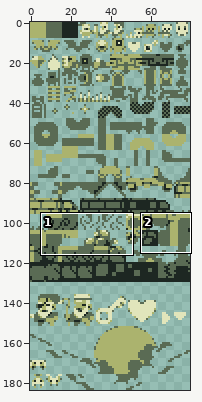
A sprite sheet gets an edit: assets/images/fulltileset.png. The picture above shows the old version from afar; the outline marks the close-up.
Close-up. Old version:
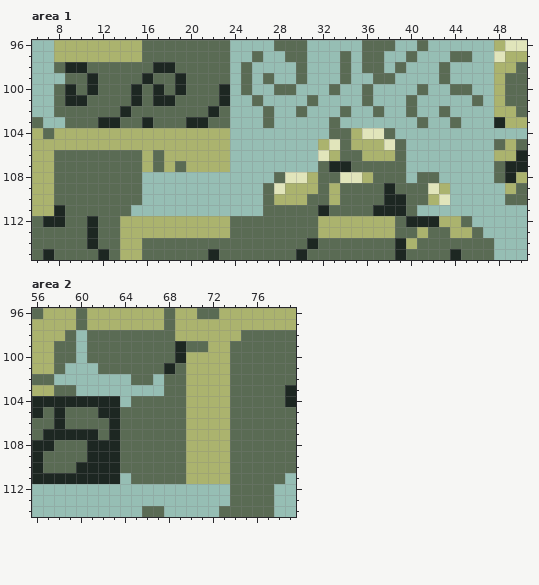
The file is 80x184 pixels. Shown: area 1: x 6..50, y 96..115; area 2: x 56..79, y 96..114.
And afterwards:
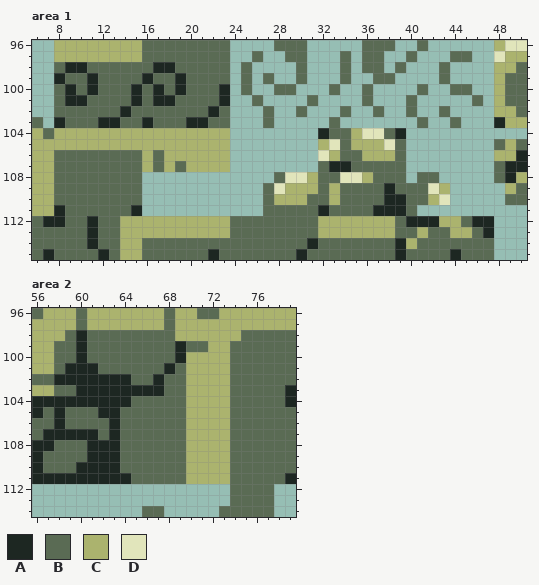
Palette (. is transparent): A #1d2722  B #5a6b54  C #abb36e  D #e1e5bb
From old to new:
--- area 1
@@ x 6..10 @@
  98 ..BAA
- 99 ...BB
+ 99 ..ABB
 100 ..BAB
@@ x 6..50 @@
 102 ..BBBBBBABBBBBBBAB...B..B...B..B..B..B....CCB
-103 B..BBBAABBABBBAABB...B.....B.......B..B...ACC
-104 CBCCCCCCCCCCCCCCCC.........BBCDDB............
+103 B.ABBBAABBABBBAABB...B.....B.......B..B...ACC
+104 CBCCCCCCCCCCCCCCCC........ABBCDDBA...........
 105 CCCCCCCCCCCCCCCCCC........CDBCCCDB........BCB
@@ x 6..50 @@
 110 CCBBBBBBBB...........BCCCBBCBBBBAABBCD.....BB
-111 CCABBBBBB............BBBBBABBBBAAAB..........
-112 BAABBABBCCCCCCCCCCBBBBBBBBCCCCCCCBAAACCB.....
-113 BBBBBABBCCCCCCCCCCBBBBBBBBCCCCCCCBBCBBCCB....
+111 CCABBBBBBA...........BBBBBABBBBAAAB..........
+112 BAABBABBCCCCCCCCCCBBBBBBBBCCCCCCCBAAACCBAA...
+113 BBBBBABBCCCCCCCCCCBBBBBBBBCCCCCCCBBCBBCCBA...
 114 BBBBBABBCCBBBBBBBBBBBBBBBABBBBBBBACBBBBBBB...
--- area 2
@@ x 56..69 @@
  97 CCCCBCCCCCCCBC
- 98 CCCB.BBBBBBBBC
- 99 CCBB.BBBBBBBBA
-100 CCBB.BBBBBBBBA
-101 CCB...BBBBBBAB
-102 BB.......BB.BB
-103 CCBB........BB
-104 AAAAAAAA.BBBBB
+ 98 CCCBABBBBBBBBC
+ 99 CCBBABBBBBBBBA
+100 CCBBABBBBBBBBA
+101 CCBAAABBBBBBAB
+102 BBAAAAAAABBABB
+103 CCBBAAAAAAAABB
+104 AAAAAAAAABBBBB
 105 ABABBBAABBBBBB
@@ x 56..79 @@
 110 ABBBAAAABBBBBBCCCCBBBBBB
-111 AAAAAAAA.BBBBBCCCCBBBBB.
+111 AAAAAAAAABBBBBCCCCBBBBBA
 112 ..................BBBB..
Changed places in both close-ups, as pixel boxes (x1, y1, x2, y2):
added: (54, 73, 65, 128)
added: (318, 128, 329, 139)
added: (395, 128, 406, 139)
added: (131, 205, 142, 216)
added: (472, 216, 494, 238)
added: (54, 330, 164, 407)
added: (120, 473, 131, 484)
added: (285, 473, 296, 484)
